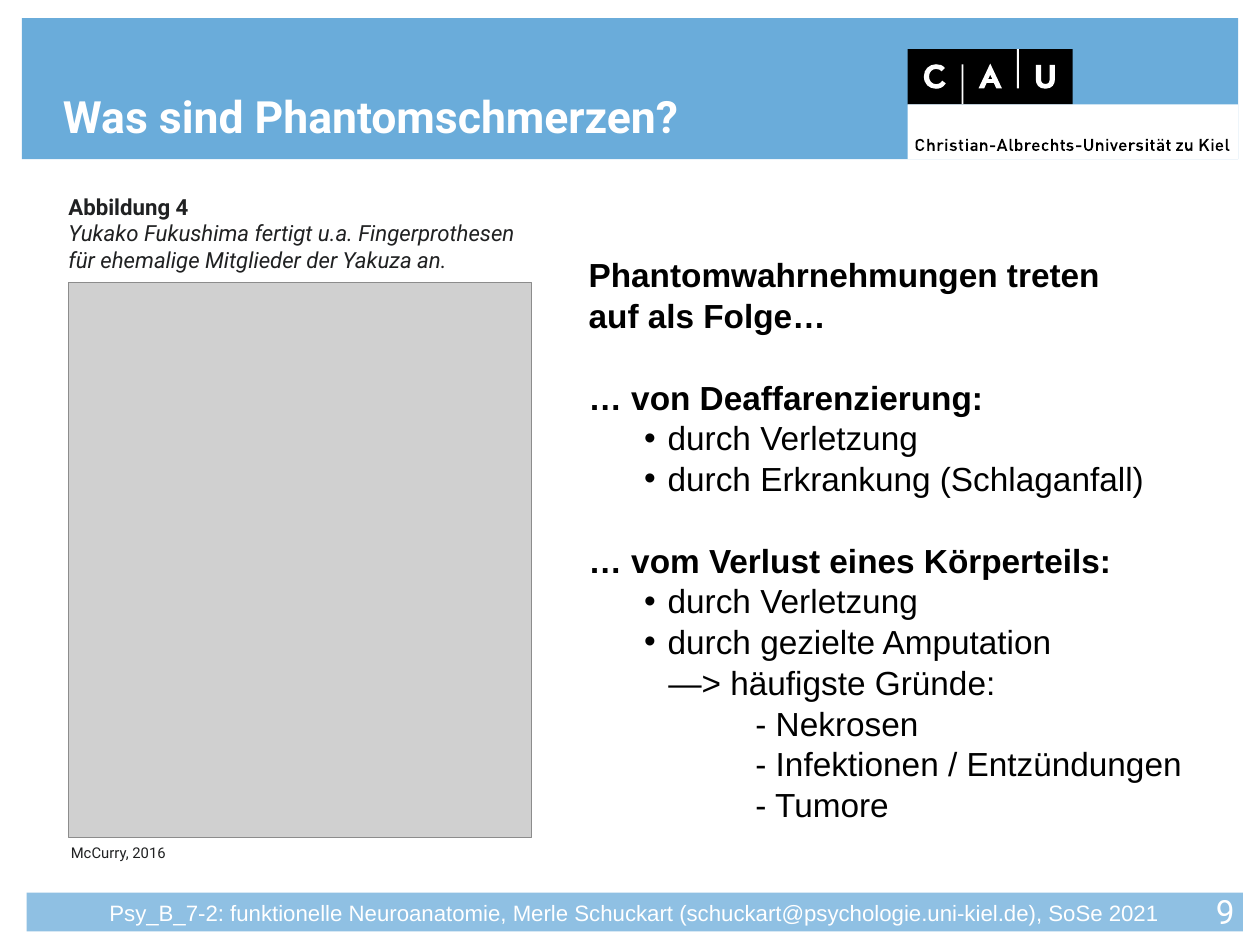
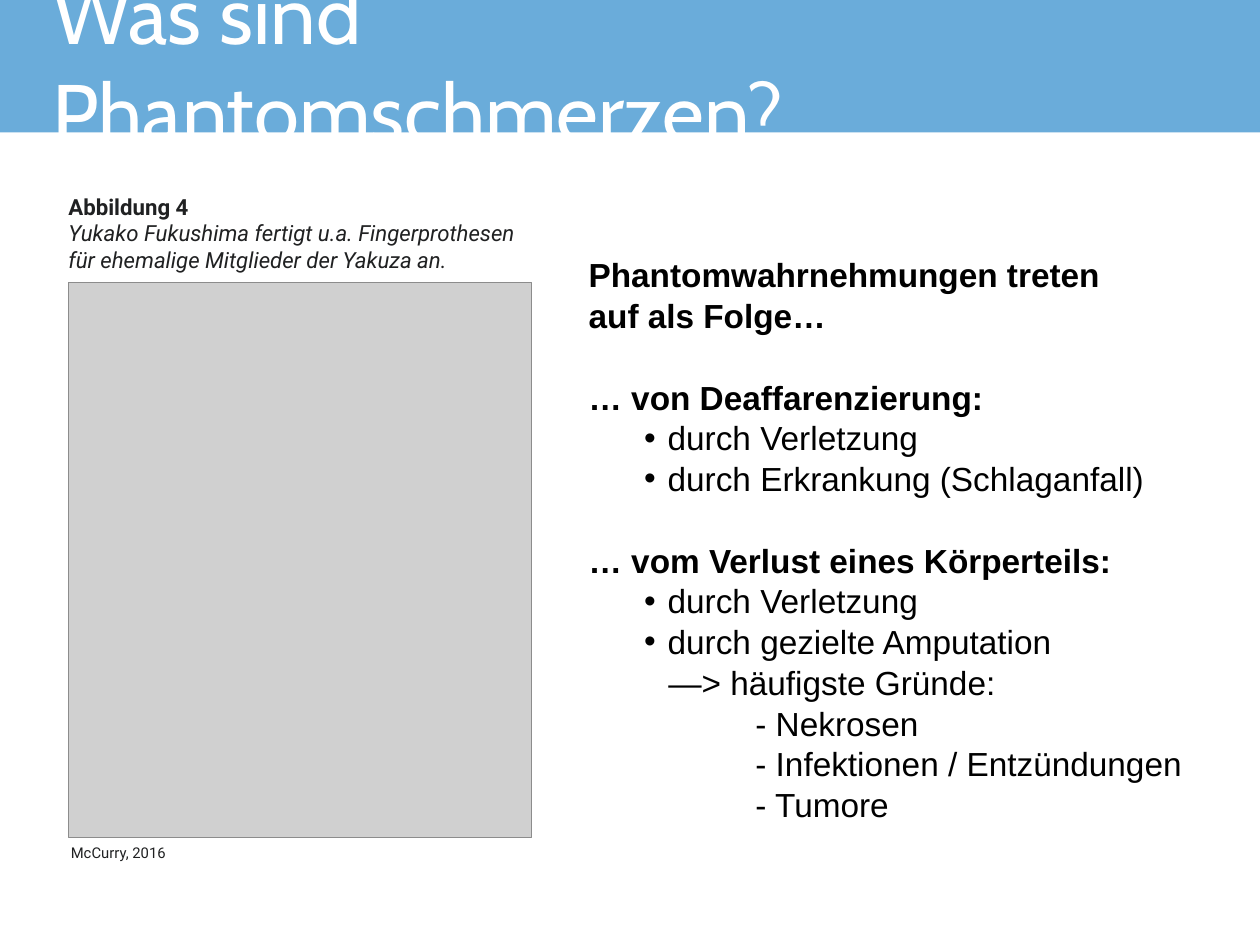
Before and after one commit to JuliusWelzel/teaching, a slide deck: slide 10 of seminars/funct_neuroanatomy_jw/Seminarfolien/FunNeuro_S07_Schmerz_MS.pptx (slide 9 before the commit). Drawn at 1260x945 pixels with LibreOffice and Linux fonts; fonts in the diff are those of the drawing; grey boxes stand for pictures; background and template pictures are left out. Boxes give left, top, right and bottom in pixels: in the first picture for what was removed or moved away, otherwise in the second. Text is boxed around its words. In the diff, an @@ line names an element or a change of style, - is before the commit and + after.

```diff
--- a/seminars/funct_neuroanatomy_jw/Seminarfolien/FunNeuro_S07_Schmerz_MS.pptx
+++ b/seminars/funct_neuroanatomy_jw/Seminarfolien/FunNeuro_S07_Schmerz_MS.pptx
@@ title "Was sind Phantomschmerzen?": place and size @@
-title "Was sind Phantomschmerzen?" at box(63, 99, 678, 134)
+title "Was sind Phantomschmerzen?" at box(53, 0, 784, 160)
@@ title "Was sind Phantomschmerzen?" at box(53, 0, 784, 160): size 24 to 44 pt, font Roboto to Cabin, bold off; vertical alignment bottom to middle @@
@@ rectangle: place and size @@
-rectangle at box(21, 19, 1239, 160)
+rectangle at box(0, 0, 1260, 132)
@@ group removed at box(908, 49, 1239, 159): 4 rectangles, 4 freeform shapes @@
@@ rectangle removed at box(27, 893, 1244, 932) @@
@@ text removed at box(109, 905, 1158, 926) @@
-Psy_B_7-2: funktionelle Neuroanatomie, Merle Schuckart (schuckart@psychologie.uni-kiel.de), SoSe 2021
@@ page number removed at box(1216, 900, 1235, 933) @@
-9
```
Also in this commit, not shown: 19 other slides changed, 3 slides added, 2 slides removed, 8 other files.
